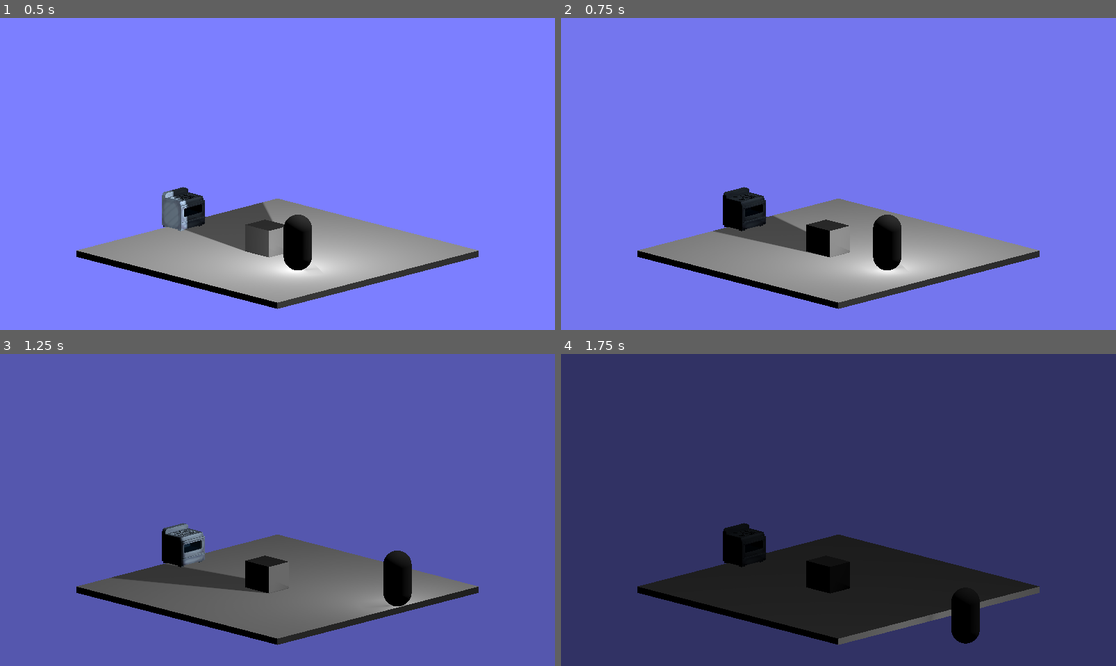
Above: before the commit, frames 1-4 (two rows, left to right).
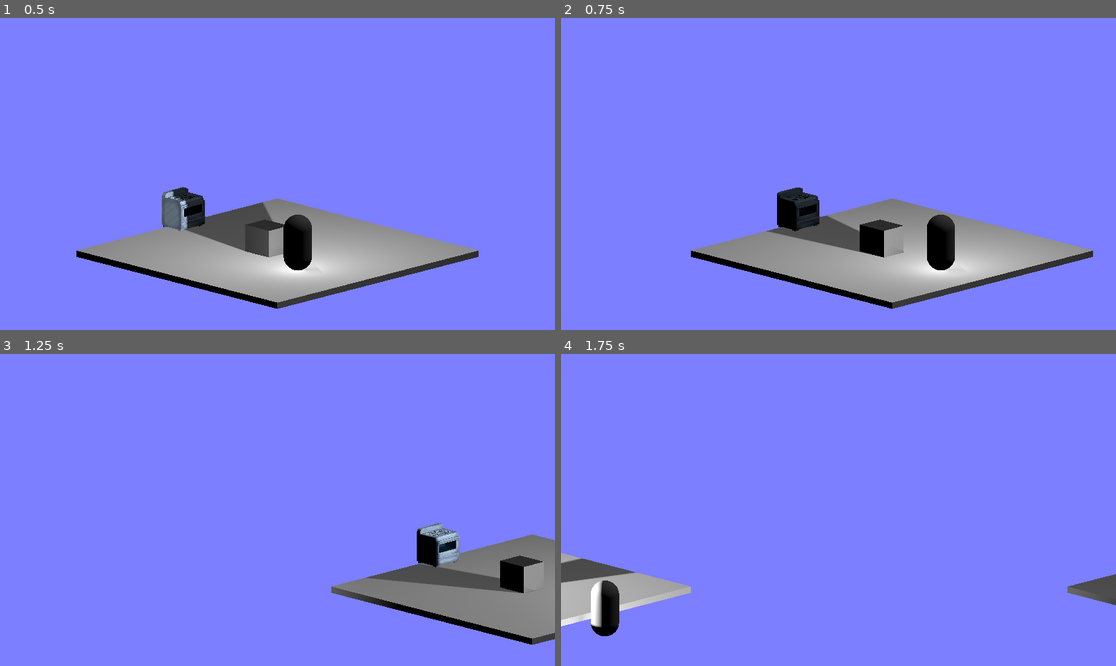
Above: after the commit, the same moments.

Repository: BlodyxCZ/PirateSoftGameJam
Game: Godot game, scene res://scenes/TEST/node_2d.tscn
The game is run twice, just before and just after one commit, with the same random seed, the same clock (stepped at 60 frames per second) and the same inputs. The project has no main scene, so this scene is started directly.
Inputs:
- Up to frame 1 (0.5 s): no input
- Up to frame 2 (0.75 s): tap Enter at 0.5 s; hold D (move_right) from 0.53 s (still down); tap Q (XXX) at 0.6 s
- Up to frame 3 (1.25 s): keep holding D (move_right); tap E (interact) at 0.8 s
- Up to frame 4 (1.75 s): release D (move_right) at 1.28 s; hold S (move_down) from 1.28 s (still down); tap E (interact) at 1.35 s; tap Q (XXX) at 1.55 s

Frame 1 is identical in both runs. In frame 2, 13% of the frame differs, in the area x 13-96%, y 54-94%; in frame 3, 99%; in frame 4, 100%, in the area x 0-100%, y 0-100%.

Commit message:
Added Swiping Transition
duh

Diff:
--- a/project.godot
+++ b/project.godot
@@ -17,6 +17,7 @@
 [autoload]
 
 SceneTransition="*res://singletons/SceneTransition.gd"
+Enviroment="*res://singletons/Enviroment.tscn"
 
 [file_customization]
 
--- a/scenes/TEST/node_2d.gd
+++ b/scenes/TEST/node_2d.gd
@@ -3,5 +3,5 @@
 
 func _process(delta: float) -> void:
 	if Input.is_action_just_pressed("XXX"):
-		SceneTransition.current_transition = SceneTransition.TYPE.fade_in_out
-		SceneTransition.start_transition(2.0, "res://scenes/objects/interactable/oven/oven.tscn")
+		SceneTransition.current_transition = SceneTransition.TYPE.swipe_right
+		SceneTransition.start_transition(2.0, "res://scenes/TEST/node_2d.tscn")
--- a/scenes/TEST/node_2d.tscn
+++ b/scenes/TEST/node_2d.tscn
@@ -1,19 +1,8 @@
-[gd_scene load_steps=8 format=3 uid="uid://viir1nqc5m22"]
+[gd_scene load_steps=7 format=3 uid="uid://viir1nqc5m22"]
 
 [ext_resource type="Script" path="res://scenes/TEST/CSGBox3D2.gd" id="1_3sqii"]
 [ext_resource type="Script" path="res://scenes/TEST/node_2d.gd" id="1_xwg8w"]
 [ext_resource type="PackedScene" uid="uid://bolrbueo5umgm" path="res://scenes/objects/interactable/oven/oven.tscn" id="2_dltjn"]
-
-[sub_resource type="Environment" id="Environment_rt2ji"]
-background_mode = 1
-background_color = Color(0.486275, 0.498039, 1, 1)
-background_canvas_max_layer = 1
-ambient_light_source = 1
-ambient_light_color = Color(1, 1, 1, 1)
-tonemap_mode = 1
-fog_enabled = true
-fog_light_color = Color(0, 0, 0, 1)
-fog_density = 0.05
 
 [sub_resource type="StandardMaterial3D" id="StandardMaterial3D_uftom"]
 
@@ -23,14 +12,6 @@
 
 [node name="Node3D" type="Node3D"]
 script = ExtResource("1_xwg8w")
-
-[node name="DirectionalLight3D" type="DirectionalLight3D" parent="."]
-transform = Transform3D(-0.866023, -0.433016, 0.250001, 0, 0.499998, 0.866027, -0.500003, 0.749999, -0.43301, 0, 0, 0)
-light_energy = 0.1
-shadow_enabled = true
-
-[node name="WorldEnvironment" type="WorldEnvironment" parent="."]
-environment = SubResource("Environment_rt2ji")
 
 [node name="CSGBox3D" type="CSGBox3D" parent="."]
 transform = Transform3D(1, 0, 0, 0, 1, 0, 0, 0, 1, 0, -0.386475, 0)
@@ -66,3 +47,8 @@
 
 [node name="Oven" parent="." instance=ExtResource("2_dltjn")]
 transform = Transform3D(0.5, 0, 0, 0, 0.5, 0, 0, 0, 0.5, -4.69248, 0.289875, 0)
+
+[node name="Camera3D2" type="Camera3D" parent="."]
+transform = Transform3D(0.707107, -0.183013, 0.683013, 0, 0.965926, 0.258819, -0.707107, -0.183013, 0.683013, 10, 6.3, 10)
+projection = 1
+size = 10.96
--- /dev/null
+++ b/singletons/Enviroment.tscn
@@ -0,0 +1,27 @@
+[gd_scene load_steps=2 format=3 uid="uid://khufshn8ru3m"]
+
+[sub_resource type="Environment" id="Environment_4wnnn"]
+background_mode = 1
+background_color = Color(0.486275, 0.498039, 1, 1)
+background_canvas_max_layer = 1
+ambient_light_source = 1
+ambient_light_color = Color(1, 1, 1, 1)
+tonemap_mode = 1
+fog_enabled = true
+fog_light_color = Color(0, 0, 0, 1)
+fog_density = 0.05
+
+[node name="Enviroment" type="Node3D"]
+
+[node name="DirectionalLight3D" type="DirectionalLight3D" parent="."]
+transform = Transform3D(-0.866023, -0.433016, 0.250001, 0, 0.499998, 0.866027, -0.500003, 0.749999, -0.43301, 0, 0, 0)
+light_energy = 0.1
+shadow_enabled = true
+
+[node name="WorldEnvironment" type="WorldEnvironment" parent="."]
+environment = SubResource("Environment_4wnnn")
+
+[node name="Camera3D" type="Camera3D" parent="."]
+transform = Transform3D(0.707107, -0.183013, 0.683013, 0, 0.965926, 0.258819, -0.707107, -0.183013, 0.683013, 10, 6.3, 10)
+projection = 1
+size = 10.96
--- a/singletons/SceneTransition.gd
+++ b/singletons/SceneTransition.gd
@@ -1,4 +1,7 @@
 extends Node
+
+
+signal transition_finished()
 
 
 enum TYPE {
@@ -15,9 +18,9 @@
 		TYPE.fade_in_out:
 			fade_in_out(Color.BLACK, duration, path_to_scene)
 		TYPE.swipe_left:
-			pass
+			swipe(1, duration, path_to_scene)
 		TYPE.swipe_right:
-			pass
+			swipe(-1, duration, path_to_scene)
 
 
 func fade_in_out(color: Color, duration: float, path_to_scene: String) -> void:
@@ -35,3 +38,24 @@
 	await tween.finished
 	tween.kill()
 	color_rect.queue_free()
+	transition_finished.emit()
+
+
+func swipe(direction: int, duration: float, path_to_scene: String) -> void:
+	var new_scene: PackedScene = load(path_to_scene)
+	var n_s: Node3D = new_scene.instantiate()
+	n_s.name = "NewScene"
+	n_s.global_position = Vector3(20 * direction, 0, 20 * -direction)
+	var current_scene = get_tree().current_scene
+	add_sibling(n_s)
+	var tween: Tween = create_tween()
+	tween.set_parallel()
+	tween.tween_property(n_s, "global_position",  Vector3.ZERO, duration)
+	tween.tween_property(current_scene, "global_position",  Vector3(20 * -direction, 0, 20 * direction), duration)
+	tween.play()
+	await tween.step_finished
+	await tween.finished
+	tween.kill()
+	get_tree().unload_current_scene()
+	get_tree().set_current_scene(n_s)
+	transition_finished.emit()
